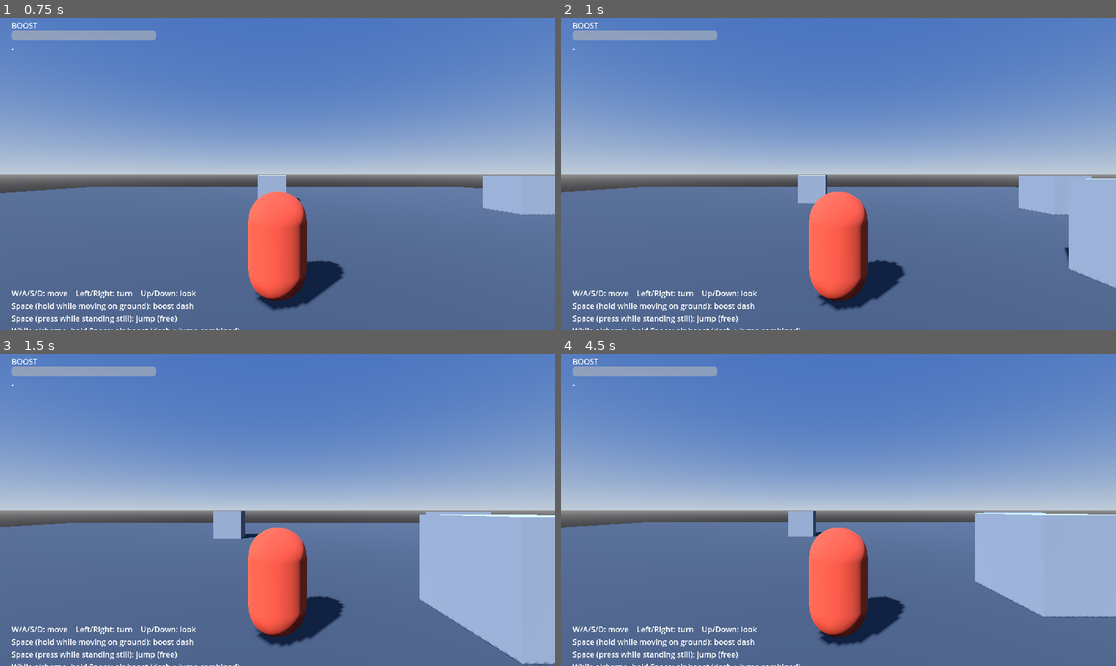
Above: before the commit, frames 1-4 (two rows, left to right).
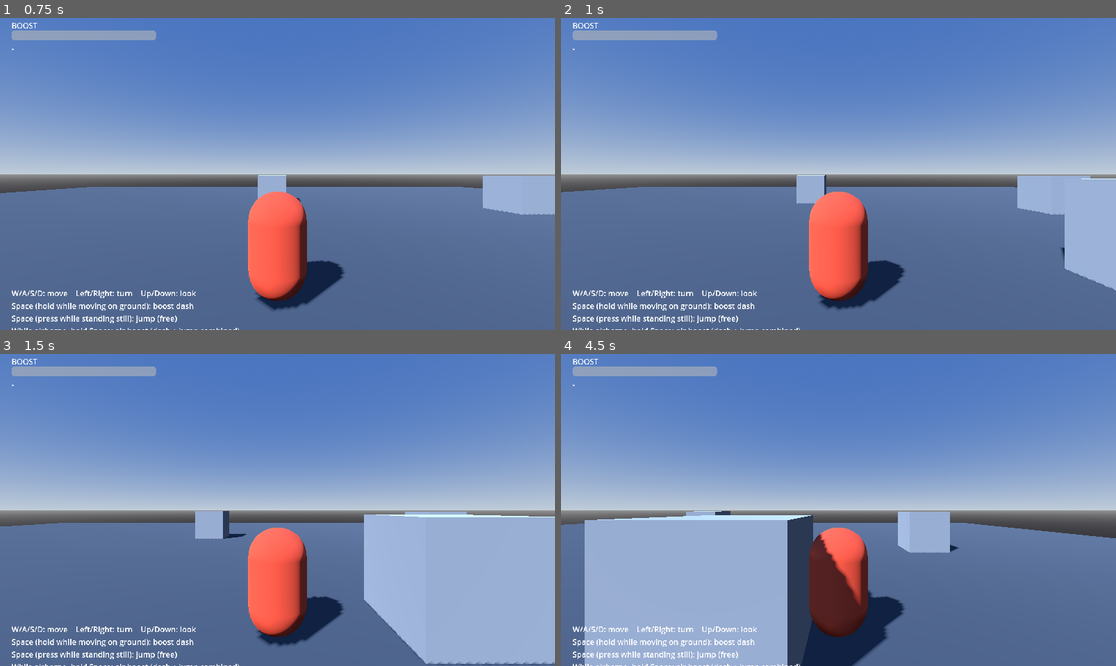
Above: after the commit, the same moments.

Repository: kozakoza1216/ac
Game: Godot game, scene res://scenes/Main.tscn
Same seed, same stepped clock (60 frames per second), same inputs: the game is played once before the commit and once after it.
Inputs:
- Up to frame 1 (0.75 s): tap Enter at 0.5 s; hold D from 0.53 s (still down)
- Up to frame 2 (1 s): keep holding D; tap Space at 0.77 s
- Up to frame 3 (1.5 s): release D at 1.28 s; hold S from 1.28 s (still down)
- Up to frame 4 (4.5 s): tap Space at 1.52, 3.02, 3.77 s; release S at 2.03 s; hold D 2.03-2.78 s; hold W 2.78-3.53 s; hold A from 3.53 s (still down)

Frame 1 is identical in both runs. In frame 2, 0.4% of the frame differs, in the area x 0-100%, y 50-94%; in frame 3, 6.6%; in frame 4, 31%, in the area x 0-100%, y 50-100%.

Commit message:
Raise walk top speed 4.0 -> 6.5
Co-Authored-By: Claude Sonnet 5 <noreply@anthropic.com>
Claude-Session: https://claude.ai/code/session_01AUEeVjV1iAVicfMFpLPHpb

Diff:
--- a/scripts/player.gd
+++ b/scripts/player.gd
@@ -22,7 +22,7 @@
 const GRAVITY := 32.0
 
 const WALK_ACCEL := 18.0
-const WALK_MAX_SPEED := 4.0
+const WALK_MAX_SPEED := 6.5
 const AIR_DAMPING := 3.0
 
 # Non-boosted air control (falling, or airborne with boost not held) is
